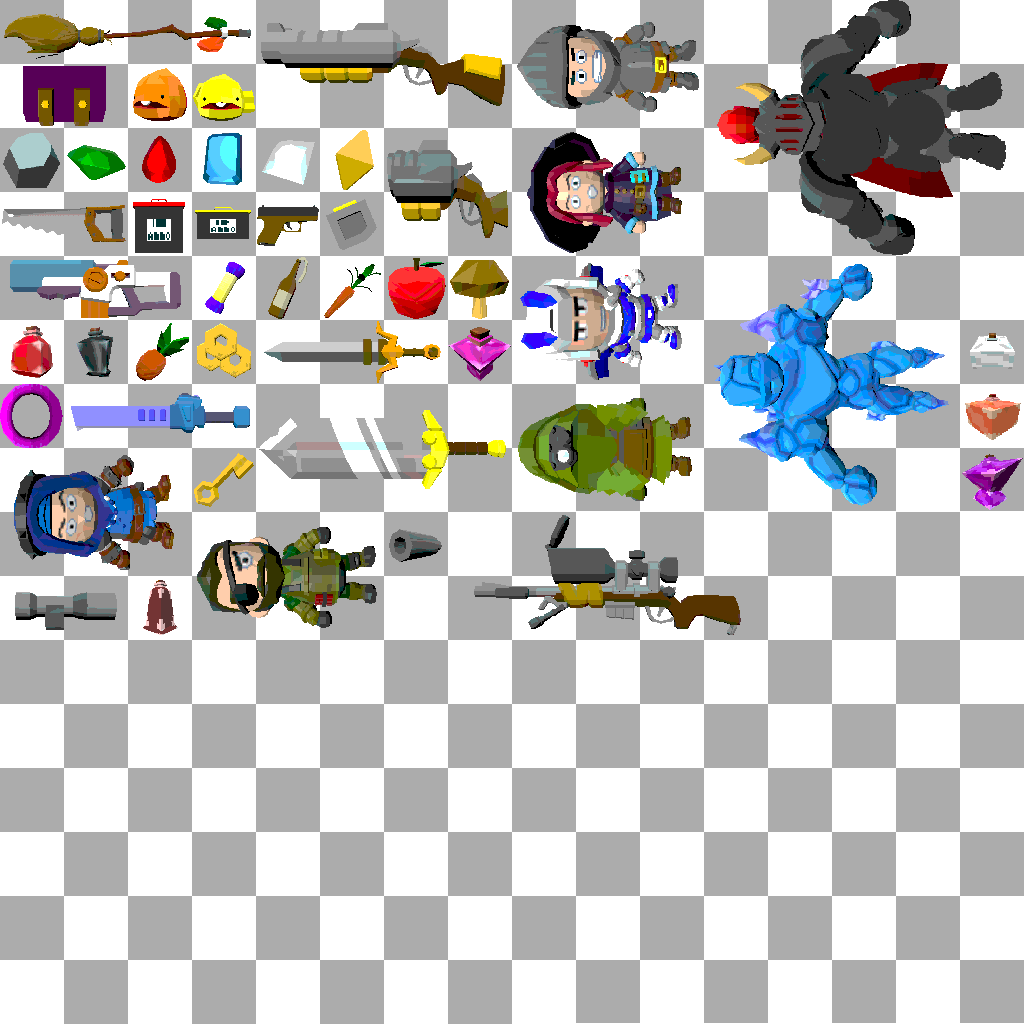
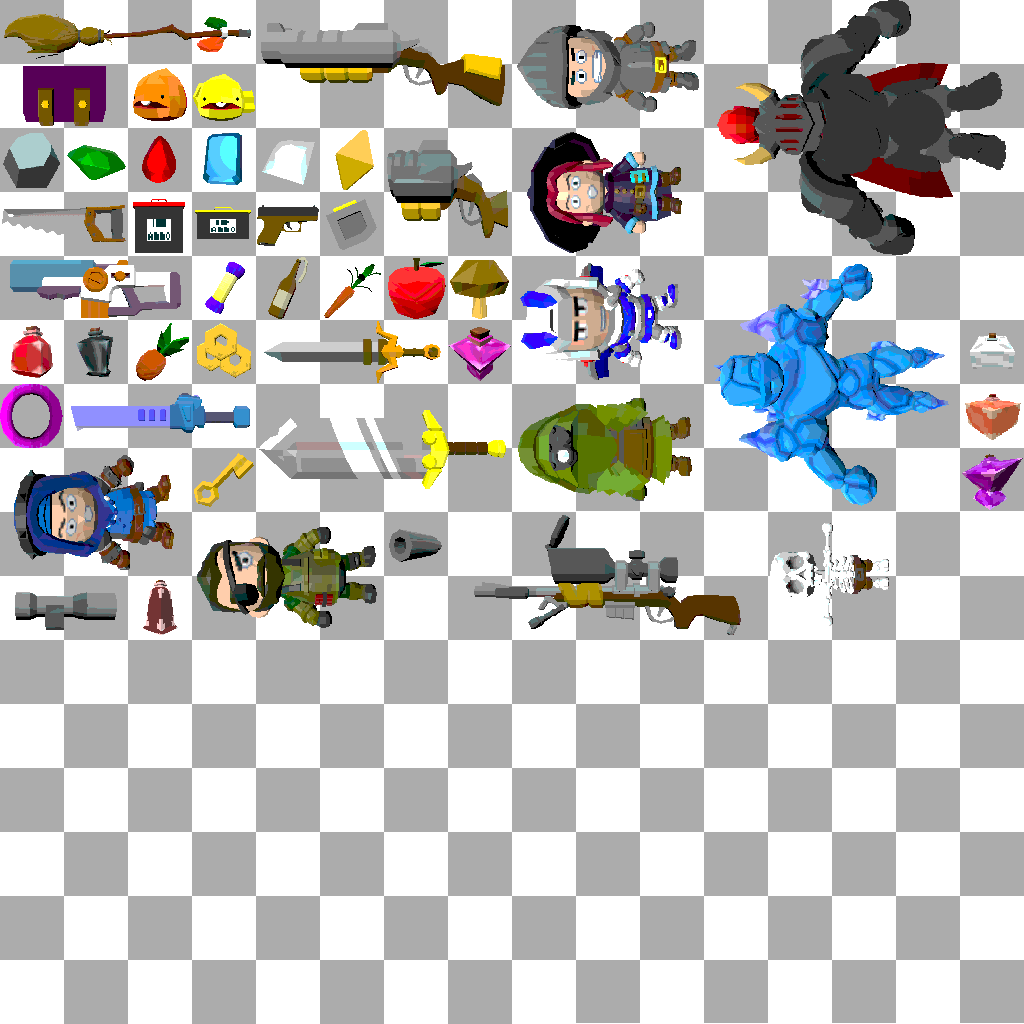
Comparing the layer stacks of the two 1024 x 1024 images. Changes:
added layer "Paint Layer 1 (pasted)" above "MagicMultiplier" over [770,523,889,626]